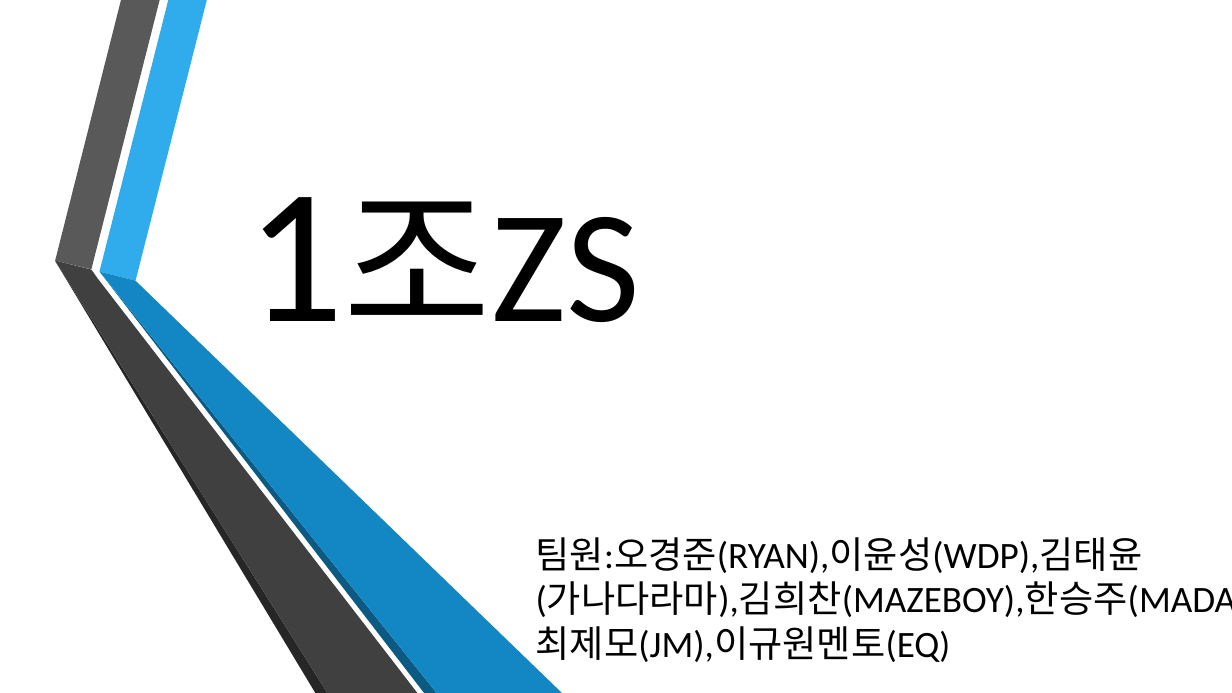
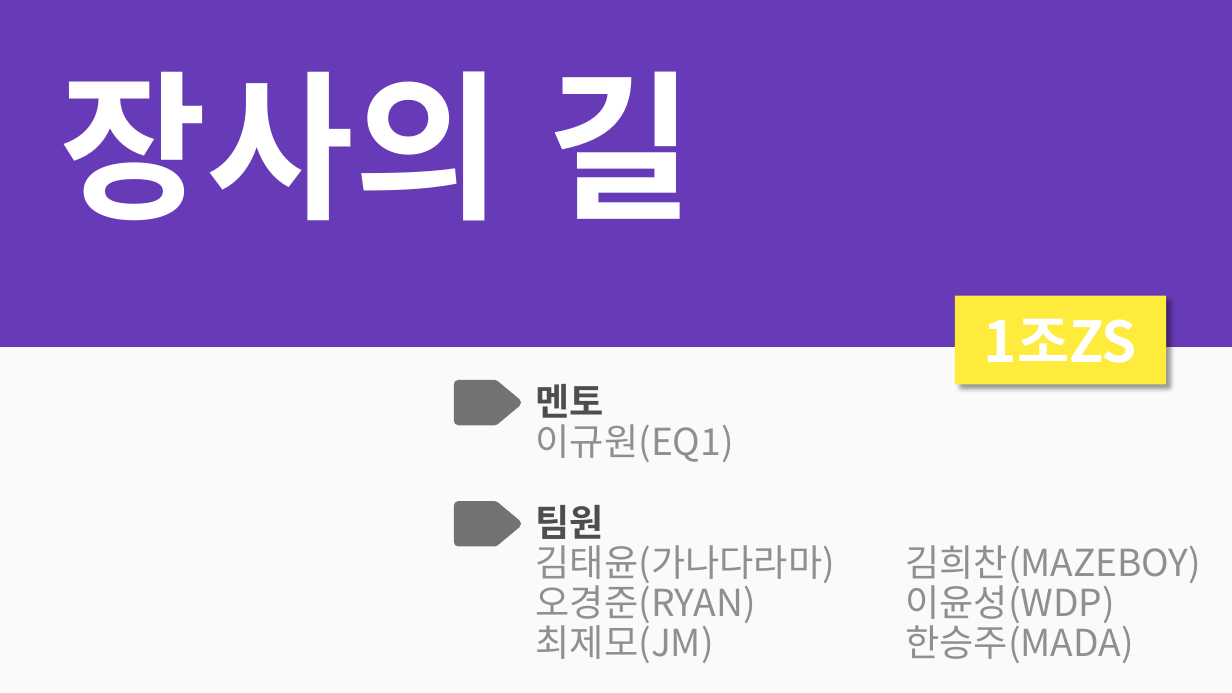
Before and after one commit to EQwon/RoadOfBusiness, a slide deck: slide 2 of 1조 ppt 발표.pptx (slide 1 before the commit). Drawn at 1232x693 pixels with LibreOffice and Linux fonts; fonts in the diff are those of the drawing; background and template pictures are left out. Boxes give left, top, right and bottom in pixels: in the first picture for what was removed or moved away, otherwise in the second. Text is boxed around its words. In the diff, an @@ line names an element or a change of style, - is before the commit and + after.

```diff
--- a/1조 ppt 발표.pptx
+++ b/1조 ppt 발표.pptx
@@ background picture (left out) to gradient #673AB7 to #FAFAFA @@
@@ text at box(59, 71, 695, 221): text changed; font Calibri to Noto Sans CJK KR; text colour #000000 to #FFFFFF; bold on @@
-1조ZS
+장사의 길
@@ group removed at box(55, 0, 563, 693): 6 freeform shapes @@
@@ rectangle added at box(955, 296, 1166, 384), fill #FFEB3B, 44 pt, text #FFFFFF, bold @@
+1조ZS
@@ freeform shape added at box(458, 384, 517, 421), fill #727272, outline #727272 7 pt @@
@@ title at box(536, 384, 1201, 663): text changed; font Calibri to Noto Sans CJK KR; text colour #000000 to #8F8F8F @@
-팀원:오경준(RYAN),이윤성(WDP),김태윤(가나다라마),김희찬(MAZEBOY),한승주(MADA),최제모(JM),이규원멘토(EQ)
+멘토
+이규원(EQ1)
+팀원
+김태윤(가나다라마) 김희찬(MAZEBOY)
+오경준(RYAN) 이윤성(WDP)
+최제모(JM) 한승주(MADA)
@@ freeform shape added at box(458, 506, 517, 542), fill #727272, outline #727272 7 pt @@
```
Also in this commit, not shown: 8 other slides changed, 7 slides added, 5 slides removed, 4 other files.
